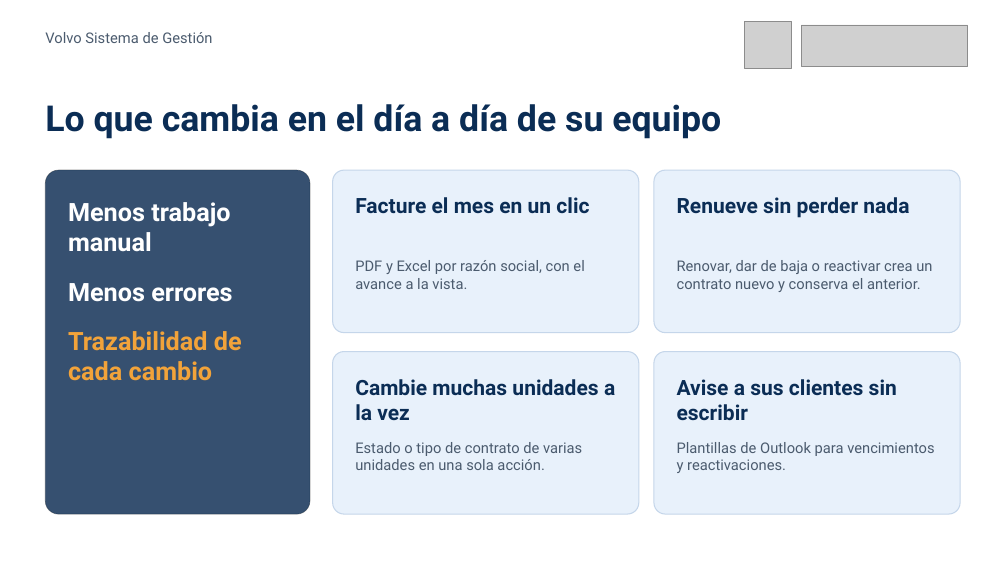
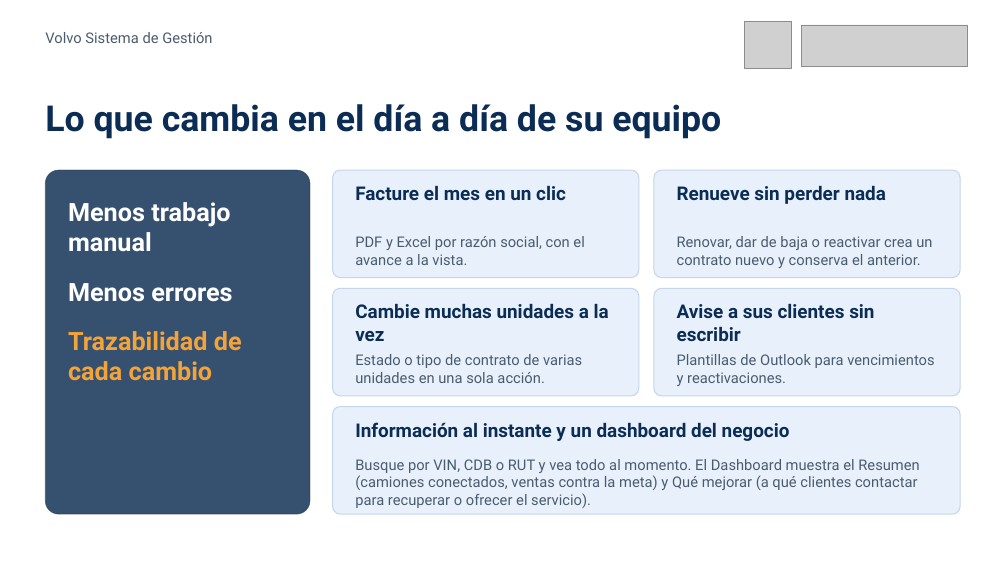
Before and after one commit to felipeMon20/PTY4614-302-EQUIPO-2, a slide deck: slide 6 of Fase 3/Evidencias Grupales/Presentacion Final - Volvo Sistema de Gestion.pptx. Drawn at 1008x567 pixels with LibreOffice and Linux fonts; fonts in the diff are those of the drawing; grey boxes stand for pictures. Boxes give left, top, right and bottom in pixels: in the first picture for what was removed or moved away, otherwise in the second. Text is boxed around its words. In the diff, an @@ line names an element or a change of style, - is before the commit and + after.

```diff
--- a/Fase 3/Evidencias Grupales/Presentacion Final - Volvo Sistema de Gestion.pptx
+++ b/Fase 3/Evidencias Grupales/Presentacion Final - Volvo Sistema de Gestion.pptx
@@ rounded rectangle: place and size @@
-rounded rectangle at (333, 170, 639, 333)
+rounded rectangle at (333, 170, 639, 278)
@@ rounded rectangle: place and size @@
-rounded rectangle at (654, 170, 960, 333)
+rounded rectangle at (654, 170, 960, 278)
@@ text "Facture el mes en un ...": place and size @@
-text "Facture el mes en un ..." at (355, 197, 589, 213)
+text "Facture el mes en un ..." at (355, 186, 566, 200)
@@ text "Renueve sin perder nada": place and size @@
-text "Renueve sin perder nada" at (677, 197, 909, 218)
+text "Renueve sin perder nada" at (677, 186, 886, 204)
@@ text "PDF y Excel por razón ...": place and size @@
-text "PDF y Excel por razón ..." at (355, 260, 584, 289)
+text "PDF y Excel por razón ..." at (355, 236, 584, 265)
@@ text "Renovar, dar de baja o ...": place and size @@
-text "Renovar, dar de baja o ..." at (677, 260, 932, 292)
+text "Renovar, dar de baja o ..." at (677, 236, 932, 268)
@@ rounded rectangle: place and size @@
-rounded rectangle at (333, 352, 639, 514)
+rounded rectangle at (333, 288, 639, 395)
@@ rounded rectangle: place and size @@
-rounded rectangle at (654, 352, 960, 514)
+rounded rectangle at (654, 288, 960, 395)
@@ text "Cambie muchas unidades a la ...": place and size @@
-text "Cambie muchas unidades a la ..." at (355, 379, 615, 420)
+text "Cambie muchas unidades a la ..." at (355, 304, 609, 341)
@@ size 20 to 18 pt in 4 elements at (355, 186, 566, 200), (677, 186, 886, 204), (355, 304, 609, 341), (677, 304, 874, 341) @@
@@ text "Avise a sus clientes sin ...": place and size @@
-text "Avise a sus clientes sin ..." at (677, 379, 897, 420)
+text "Avise a sus clientes sin ..." at (677, 304, 874, 341)
@@ text "Estado o tipo de contrato ...": place and size @@
-text "Estado o tipo de contrato ..." at (355, 442, 582, 470)
+text "Estado o tipo de contrato ..." at (355, 354, 582, 383)
@@ text "Plantillas de Outlook para vencimientos ...": place and size @@
-text "Plantillas de Outlook para vencimientos ..." at (677, 442, 934, 473)
+text "Plantillas de Outlook para vencimientos ..." at (677, 354, 934, 386)
@@ rounded rectangle added at (333, 407, 960, 514), fill #E8F1FB, outline #C5D6EA 1 pt @@
@@ text added at (355, 422, 790, 441), 18 pt, text #0B2D55, bold @@
+Información al instante y un dashboard del negocio
@@ text added at (355, 459, 919, 508), 14 pt, text #4B5B6E @@
+Busque por VIN, CDB o RUT y vea todo al momento. El Dashboard muestra el Resumen (camiones conectados, ventas contra la meta) y Qué mejorar (a qué clientes contactar para recuperar o ofrecer el servicio).
```
Also in this commit, not shown: 2 other files.
